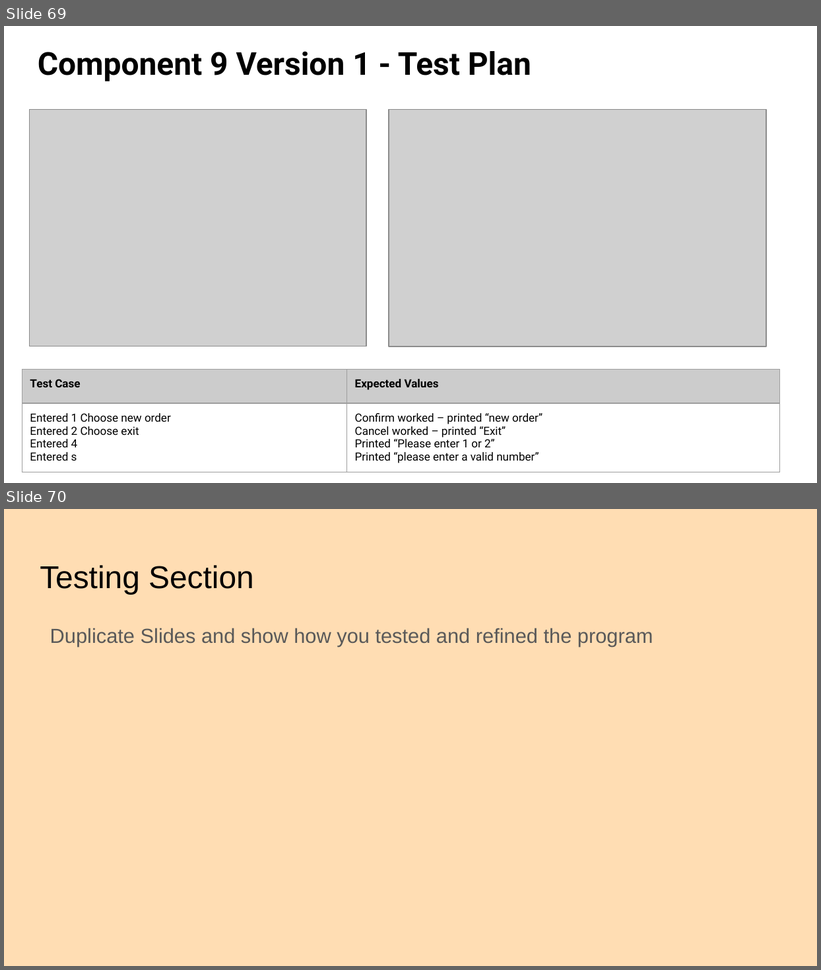
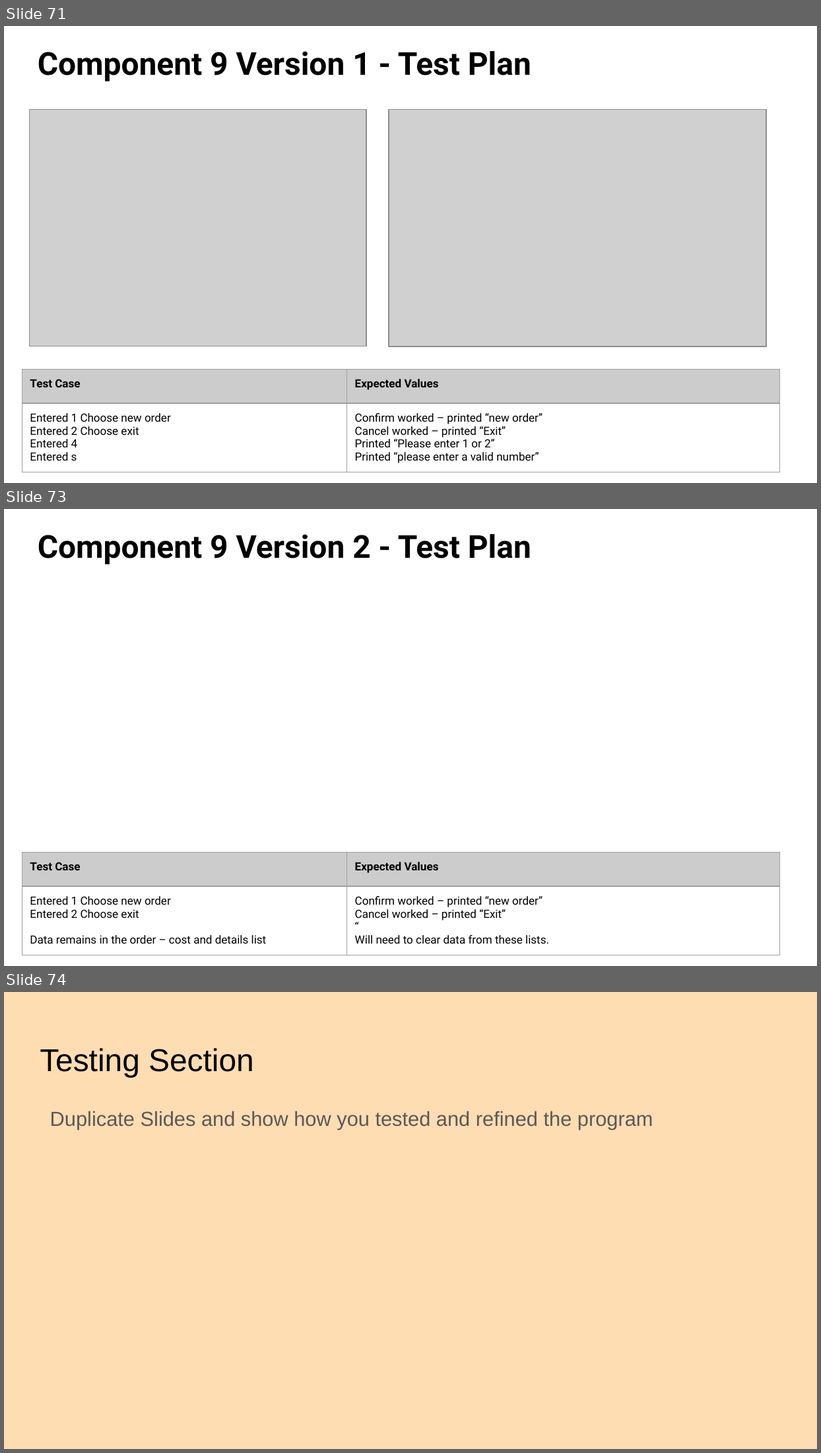
Before and after one commit to danettp/ds_nuts_bot, a slide deck: Danett Pepito - 000_91896 _ 91897 Documentation - 2150400 (Git).pptx. Shown one above the other, each under a label of ours: slides 69 and 70 before the commit, slides 71, 73 and 74 after it; the slides between them are not shown. The pictures are 821x970 and 821x1453 pixels, drawn with LibreOffice and Linux fonts; fonts in the diff are those of the drawing; grey boxes stand for pictures; background and template pictures are left out. Boxes give left, top, right and bottom in pixels: in the first picture for what was removed or moved away, otherwise in the second. Text is boxed around its words. In the diff, an @@ line names an element or a change of style, - is before the commit and + after.

Commit message:
Integrated confirm_cancel into main app.
Turned confirm_cancel into a function and integrated into main program.

```diff
--- a/Danett Pepito - 000_91896 _ 91897 Documentation - 2150400 (Git).pptx
+++ b/Danett Pepito - 000_91896 _ 91897 Documentation - 2150400 (Git).pptx
@@ slide 73 added at [4,509,817,966], background picture (left out) @@
@@ title added at [38,534,531,564], 28 pt, text #000000, bold @@
+Component 9 Version 2 - Test Plan
@@ table added at [22,853,780,957], 2 rows, 2 columns @@
+Test Case | Expected Values
+Entered 1 Choose new order / Entered 2 Choose exit / Data remains in the order – cost and details list | Confirm worked – printed “new order” / Cancel worked – printed “Exit” / “ / Will need to clear data from these lists.
@@ what was slide 69 is now slide 71 @@
@@ what was slide 70 is now slide 74 @@
```
Also in this commit, not shown: 1 slide changed, 3 other slides added, 2 other files.
